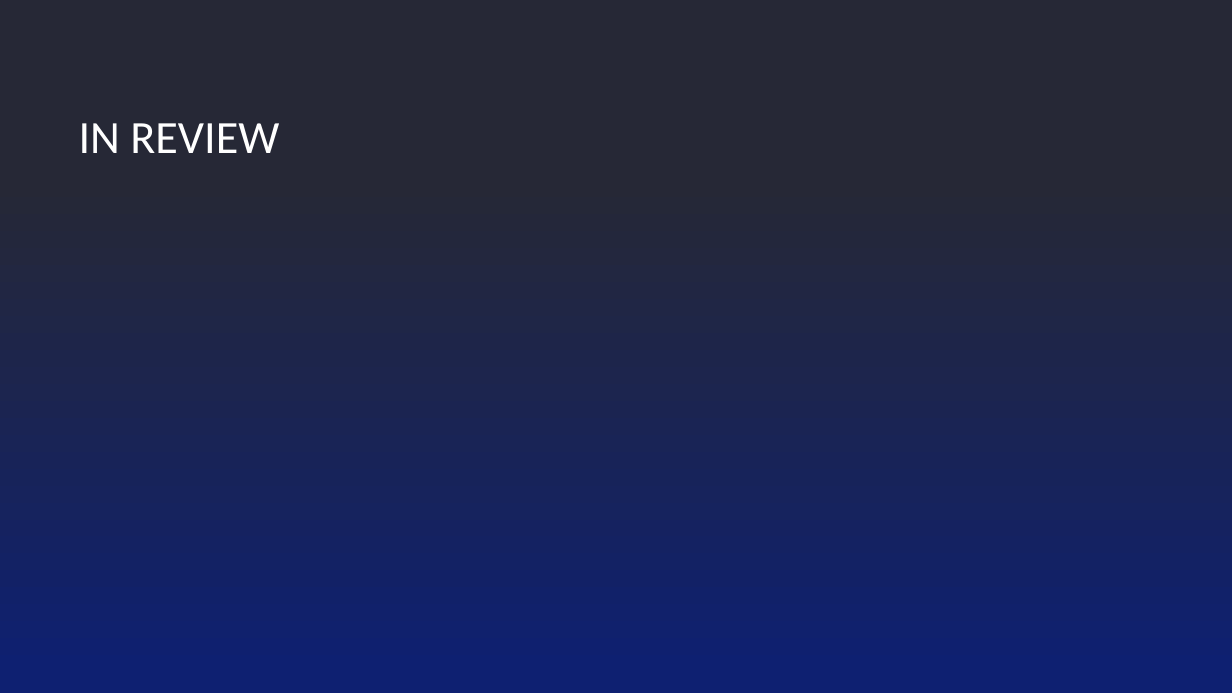
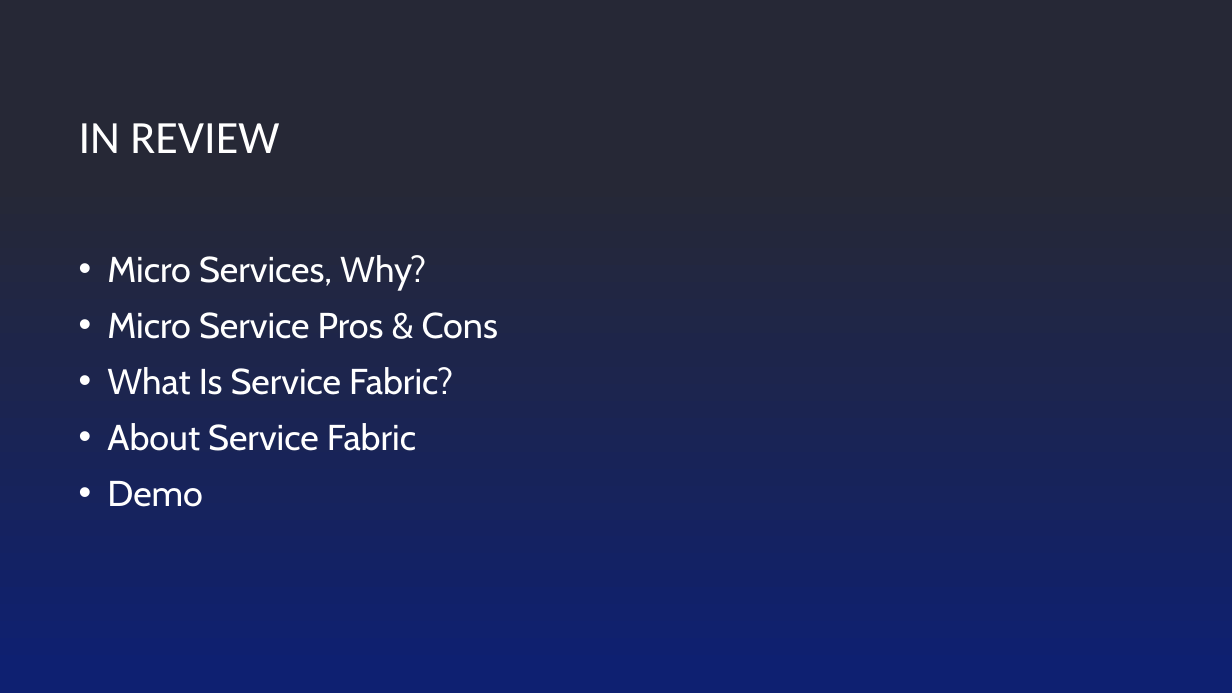
Before and after one commit to javierdpt/conference-tracker, a slide deck: slide 21 of Resources/Using Service Fabric as a Platform.pptx. Drawn at 1232x693 pixels with LibreOffice and Linux fonts; fonts in the diff are those of the drawing; background and template pictures are left out. Boxes give left, top, right and bottom in pixels: in the first picture for what was removed or moved away, otherwise in the second. Text is boxed around its words. In the diff, an @@ line names an element or a change of style, - is before the commit and + after.

```diff
--- a/Resources/Using Service Fabric as a Platform.pptx
+++ b/Resources/Using Service Fabric as a Platform.pptx
@@ text added at <box>107,255,498,507</box>, 28 pt, text #FFFFFF @@
+• Micro Services, Why?
+• Micro Service Pros & Cons
+• What Is Service Fabric?
+• About Service Fabric
+• Demo
```
Also in this commit, not shown: 5 other slides changed, 1 slide added, 2 slides removed.
